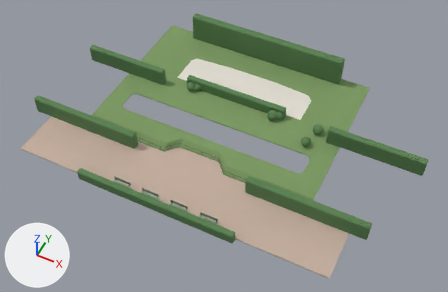
Before and after pictures for a commit that changed the Blender file models/AR_KlerenKeizer/KK_omgeving_master.blend.
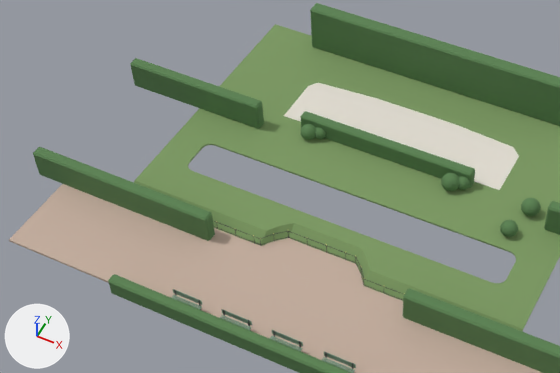
There are two pictures of each version: one whole from a camera (50 mm lens) standing at (19.9, -37.2, 45.5) and looking at (1.6, -0.8, 0.0), one close up on the part from 3% to 75% of the width and 4% to 77% of the height. Lighting does not change. The marker at lower left points along +X, +Y and +Z. The first two pictures are the older version.

Before the edit, the objects in view are built like this:
```python
me_ko_bankjes__hout = bpy.data.meshes.new('KO_bankjes__hout')
me_ko_bankjes__hout.from_pydata(...)  # 672 vertices, 728 faces; spans x -5.4..5.4, y -9.89..-9.38, z 0.42..0.88
me_ko_bankjes__hout.materials.append(mat_mat_hout)  # greyish green #819e86
me_ko_hagen__haag = bpy.data.meshes.new('KO_hagen__haag')
me_ko_hagen__haag.from_pydata(...)  # 852 vertices, 938 faces; spans x -17.8..20.1, y -10.6..12.8, z -0.1..3.6
me_ko_hagen__haag.materials.append(mat_mat_haag)  # green #598150
# before: 3 (-5.4, 4.6, 1.6) at pixel (301, 117), 4 (-5.4, 4.7, 1.8) at pixel (301, 115), 5 (-5.5, 4.7, 1.6) at pixel (300, 116), 9 (-5.4, 5.2, 1.8) at pixel (305, 111), 10 (-5.4, 5.3, 1.6) at pixel (306, 111)
# before: 11 (-5.5, 5.2, 1.6) at pixel (304, 111), 15 (5.6, 4.7, 1.8) at pixel (470, 173), 16 (5.6, 4.6, 1.6) at pixel (469, 175), 17 (5.7, 4.7, 1.6) at pixel (472, 175), 21 (5.6, 5.2, 1.8) at pixel (473, 168)
# before: 22 (5.7, 5.2, 1.6) at pixel (475, 170), 23 (5.6, 5.3, 1.6) at pixel (474, 168)
me_ko_rijvloer__tegels = bpy.data.meshes.new('KO_rijvloer__tegels')
me_ko_rijvloer__tegels.from_pydata(...)  # 16 vertices, 20 faces; spans x -7.0..7.2, y 5.3..9.3, z 0.55..0.61
me_ko_rijvloer__tegels.materials.append(mat_mat_tegels)  # white #e5dfd4
ob_ko_bankjes__hout = bpy.data.objects.new('KO_bankjes__hout', me_ko_bankjes__hout)
ob_ko_bankjes__hout.location = (0.0, 0.0, 0.0)
ob_ko_hagen__haag = bpy.data.objects.new('KO_hagen__haag', me_ko_hagen__haag)
ob_ko_hagen__haag.location = (0.0, 0.0, 0.0)
ob_ko_rijvloer__tegels = bpy.data.objects.new('KO_rijvloer__tegels', me_ko_rijvloer__tegels)
ob_ko_rijvloer__tegels.location = (0.0, 0.0, 0.0)
# also in view: 'KO_plein__klinker' at (0.0, -6.4, 0.0); 'KO_gazon__gras' at (0.0, 4.4, 0.2)
```
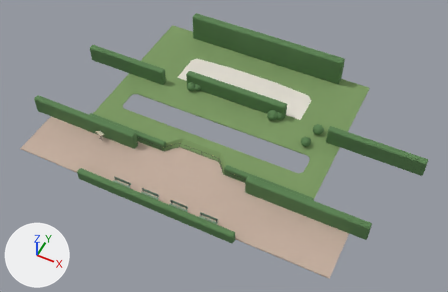
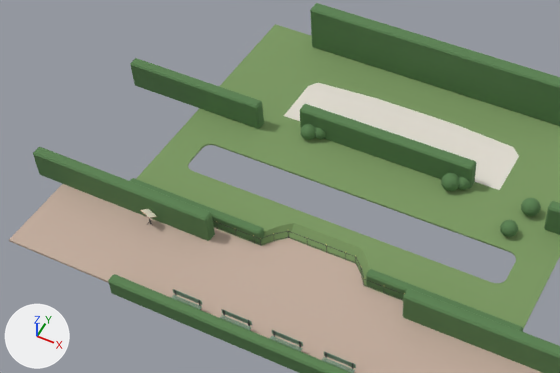
Edits to the scene script, one JSON object a line:
```json
{"op": "add", "block": "mat_mat_papier", "code": ["mat_mat_papier = principled_material('MAT_papier')", "mat_mat_papier.base_color = (0.92, 0.86, 0.7)  # pale yellow #f6efda", "mat_mat_papier.roughness = 0.9"]}
{"block": "me_ko_hagen__haag", "where": "# used by ob_ko_hagen__haag; location = (0.0, 0.0, 0.0)"}
{"block": "me_ko_hagen__haag", "where": "# verts and faces of me_ko_hagen__haag; kept vertices keep their numbers, new ones are numbered from 852"}
{"op": "remove", "block": "me_ko_hagen__haag", "code": "me_ko_hagen__haag.from_pydata(...)  # 852 vertices, 938 faces; spans x -17.8..20.1, y -10.6..12.8, z -0.1..3.6"}
{"op": "add", "block": "me_ko_hagen__haag", "code": "me_ko_hagen__haag.from_pydata(...)  # 900 vertices, 990 faces; spans x -17.8..20.1, y -10.6..12.8, z -0.1..3.6"}
{"block": "me_ko_hagen__haag", "change": "me_ko_hagen__haag part 1: the loose piece of 24 vertices spanning x -17.8..-5.9, y -5.1..-4.4, z -0.1..1.8 is copied, and the copy is scaled about its middle by (0.741, 0.742, 0.506), then moved by (4.2, 1.0, -0.4); it spans x -12.1..-3.2, y -4.0..-3.5, z -0.1..0.9"}
{"block": "me_ko_hagen__haag", "change": "me_ko_hagen__haag part 2: the loose piece of 24 vertices spanning x 5.9..17.6, y -5.1..-4.4, z -0.1..1.8 is copied, and the copy is scaled about its middle by (0.754, 0.742, 0.506), then moved by (-4.1, 1.0, -0.4); it spans x 3.2..12.1, y -4.0..-3.5, z -0.1..0.9"}
{"block": "me_ko_hagen__haag", "change": "me_ko_hagen__haag part 3"}
{"op": "add", "block": "me_ko_hagen__haag", "code": "for i in [3, 5, 10, 11, 16, 17, 22, 23]: verts[i] += (0.0, 0.0, 0.6)"}
{"op": "add", "block": "me_ko_hagen__haag", "code": "for i in [4, 9, 15, 21]: verts[i] += (0.0, 0.0, 0.5)"}
{"op": "add", "block": "me_ko_boek__papier", "code": ["me_ko_boek__papier = bpy.data.meshes.new('KO_boek__papier')", "me_ko_boek__papier.from_pydata(...)  # 72 vertices, 68 faces; spans x -10.062..-9.143, y -5.824..-5.089, z 0.767..1.09", "me_ko_boek__papier.materials.append(mat_mat_papier)  # pale yellow #f6efda"]}
{"op": "add", "block": "ob_ko_boek__papier", "code": ["ob_ko_boek__papier = bpy.data.objects.new('KO_boek__papier', me_ko_boek__papier)", "ob_ko_boek__papier.location = (0.0, 0.0, 0.0)"]}
```

Boxes (x1, y1, x2, y2) around the edits, measured in the close-ups (560 x 373 px; the box of a moved part takes in the faces that stretch with it):
```json
{"object": "KO_boek__papier", "change": "added", "after": [141, 209, 156, 218]}
{"part": 1, "of": "me_ko_hagen__haag", "change": "added", "after": [130, 178, 264, 244]}
{"part": 2, "of": "me_ko_hagen__haag", "change": "added", "after": [366, 269, 523, 332]}
{"part": 3, "of": "me_ko_hagen__haag", "change": "moved or reshaped", "before": [300, 111, 475, 188], "after": [300, 104, 476, 189]}
```
